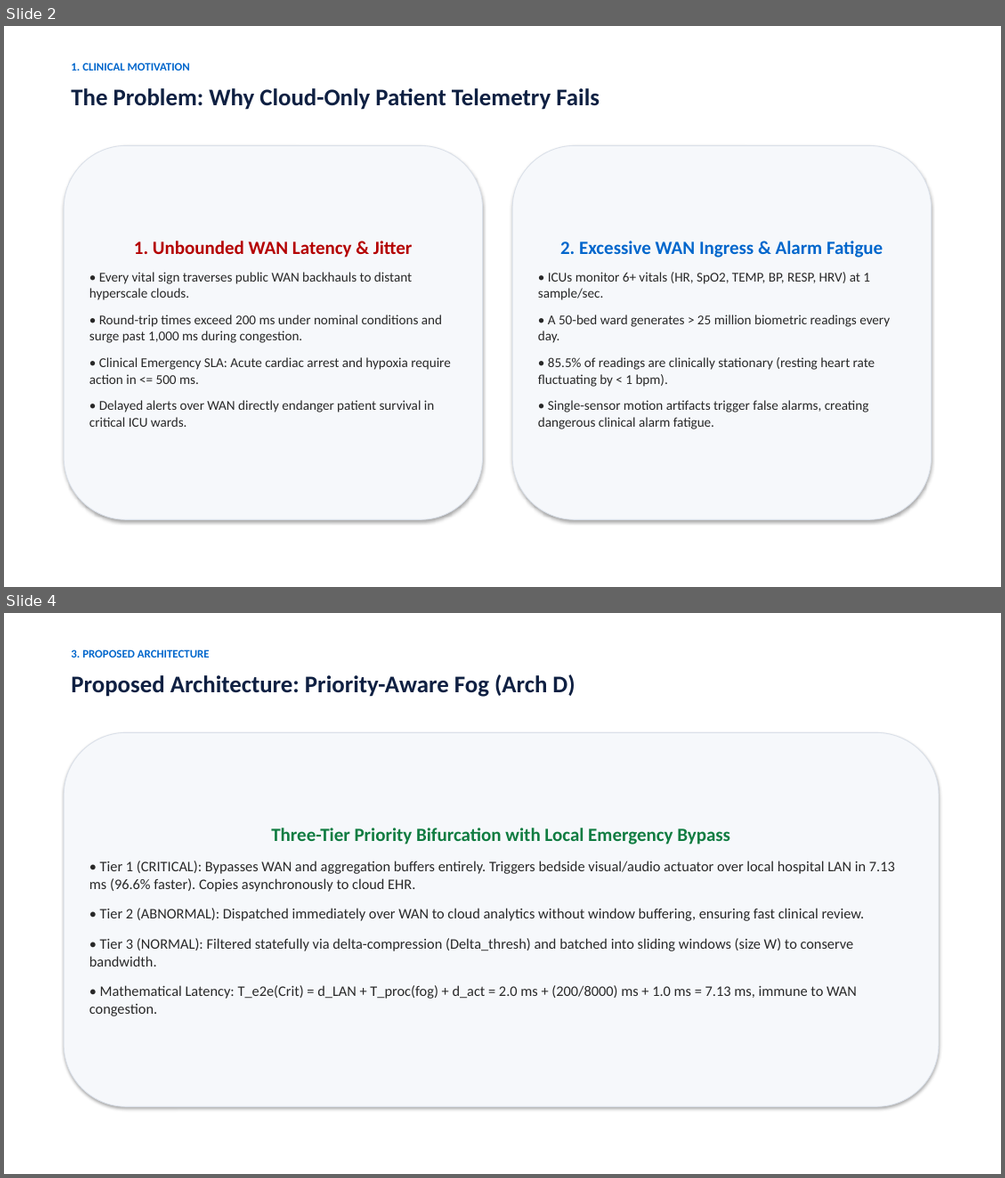
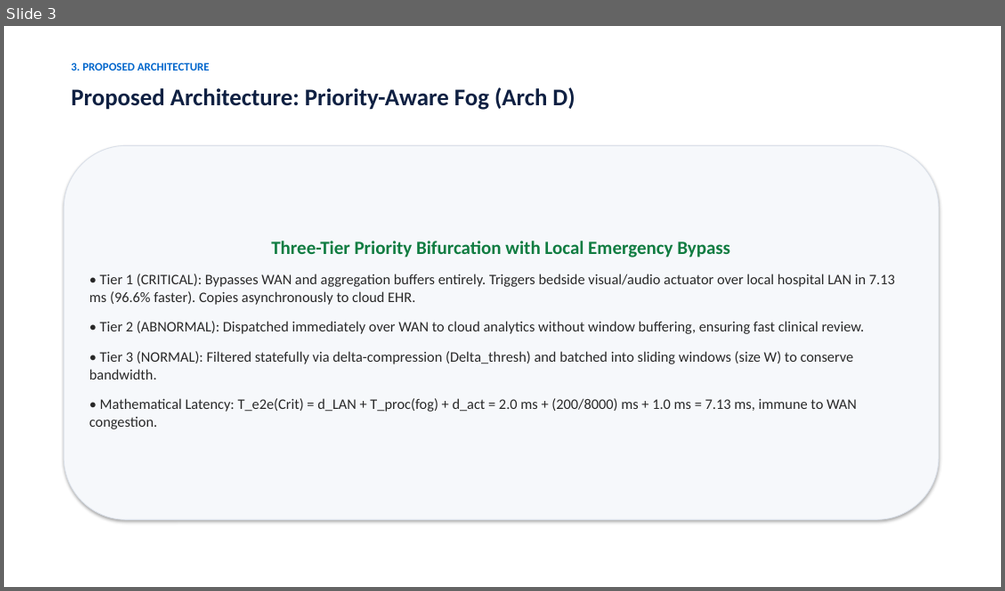
Before and after one commit to jayanthananthakrishnan-a11y/Fog-Assisted-Real-Time-Healthcare, a slide deck: presentation/Topic19_Healthcare_Fog_Presentation.pptx. Shown one above the other, each under a label of ours: slides 2 and 4 before the commit, slide 3 after it; the slides between them are not shown. The pictures are 1005x1178 and 1005x591 pixels, drawn with LibreOffice and Linux fonts; fonts in the diff are those of the drawing. Boxes give left, top, right and bottom in pixels: in the first picture for what was removed or moved away, otherwise in the second. Text is boxed around its words. In the diff, an @@ line names an element or a change of style, - is before the commit and + after.

```diff
--- a/presentation/Topic19_Healthcare_Fog_Presentation.pptx
+++ b/presentation/Topic19_Healthcare_Fog_Presentation.pptx
@@ slide 2 removed at <box>4,26,1001,587</box>, background #FFFFFF @@
@@ text removed at <box>71,62,190,70</box> @@
-1. CLINICAL MOTIVATION
@@ text removed at <box>71,88,599,110</box> @@
-The Problem: Why Cloud-Only Patient Telemetry Fails
@@ rounded rectangle removed at <box>64,145,483,520</box> @@
-1. Unbounded WAN Latency & Jitter
-• Every vital sign traverses public WAN backhauls to distant hyperscale clouds.
-• Round-trip times exceed 200 ms under nominal conditions and surge past 1,000 ms during congestion.
-• Clinical Emergency SLA: Acute cardiac arrest and hypoxia require action in <= 500 ms.
-• Delayed alerts over WAN directly endanger patient survival in critical ICU wards.
@@ rounded rectangle removed at <box>512,145,931,520</box> @@
-2. Excessive WAN Ingress & Alarm Fatigue
-• ICUs monitor 6+ vitals (HR, SpO2, TEMP, BP, RESP, HRV) at 1 sample/sec.
-• A 50-bed ward generates > 25 million biometric readings every day.
-• 85.5% of readings are clinically stationary (resting heart rate fluctuating by < 1 bpm).
-• Single-sensor motion artifacts trigger false alarms, creating dangerous clinical alarm fatigue.
@@ what was slide 4 is now slide 3 @@
```
Also in this commit, not shown: 1 slide changed, 1 slide added, 1 other slide removed, 7 other files.
